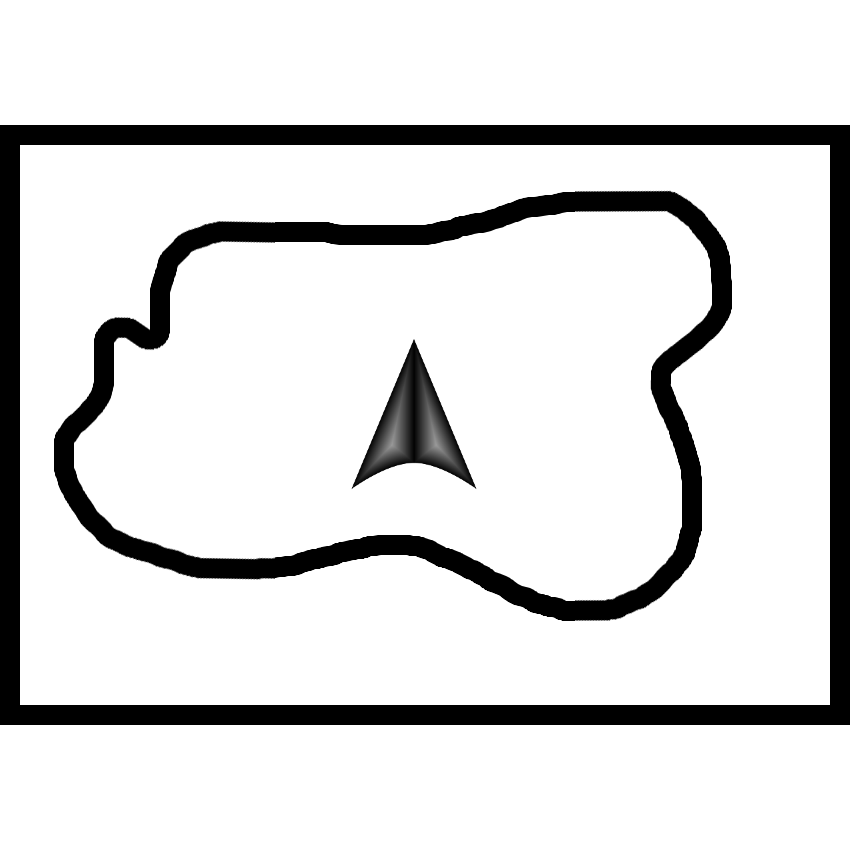
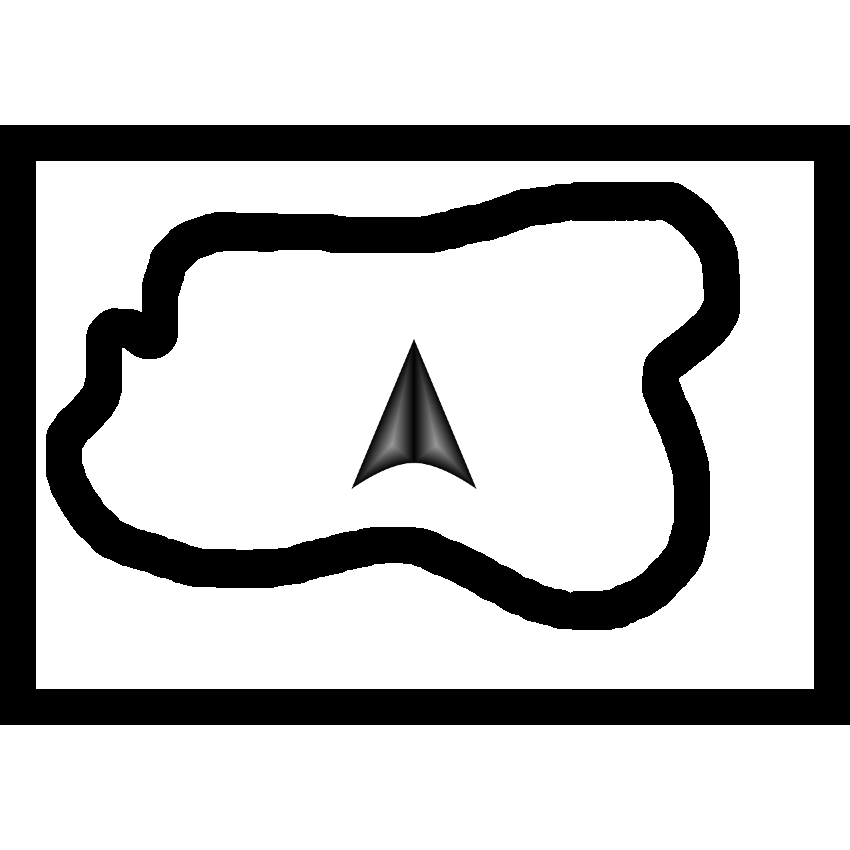
Before/after of a 850px x 850px layered artwork. What changed in the layer stack:
painted on "Calque #1" over [46, 182, 740, 630]
painted on "Calque" over [20, 145, 830, 705]
